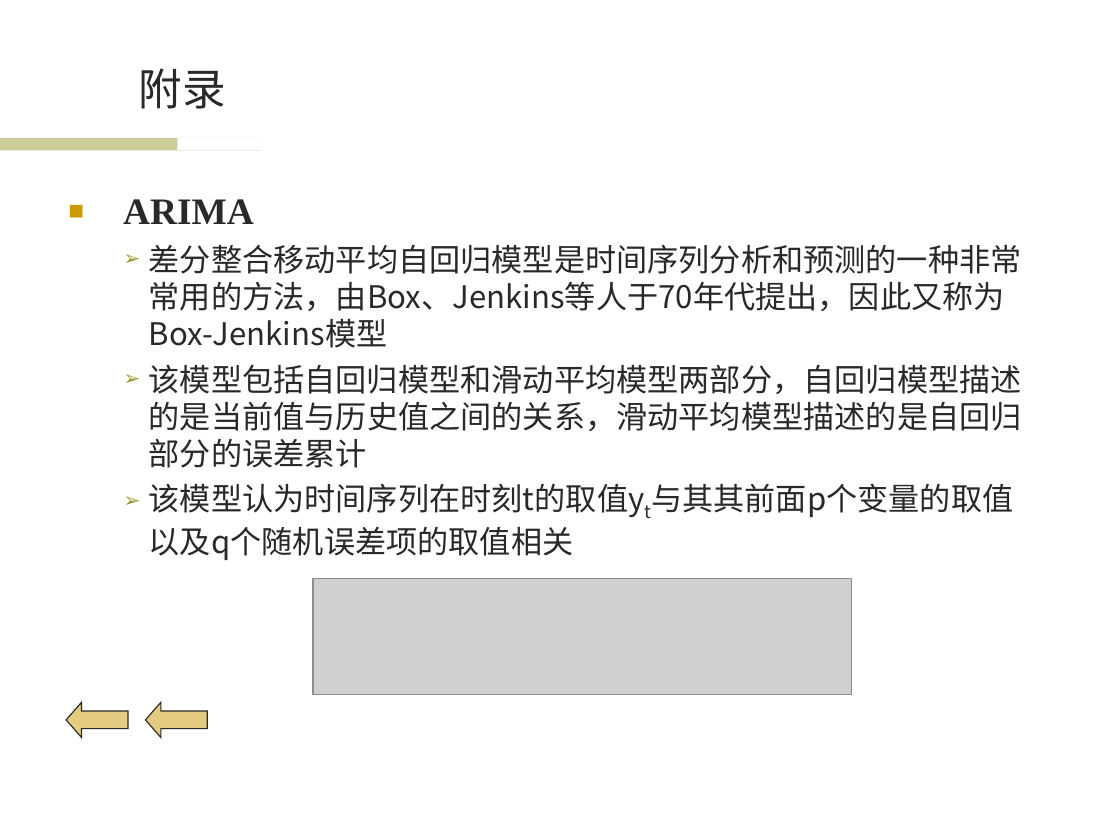
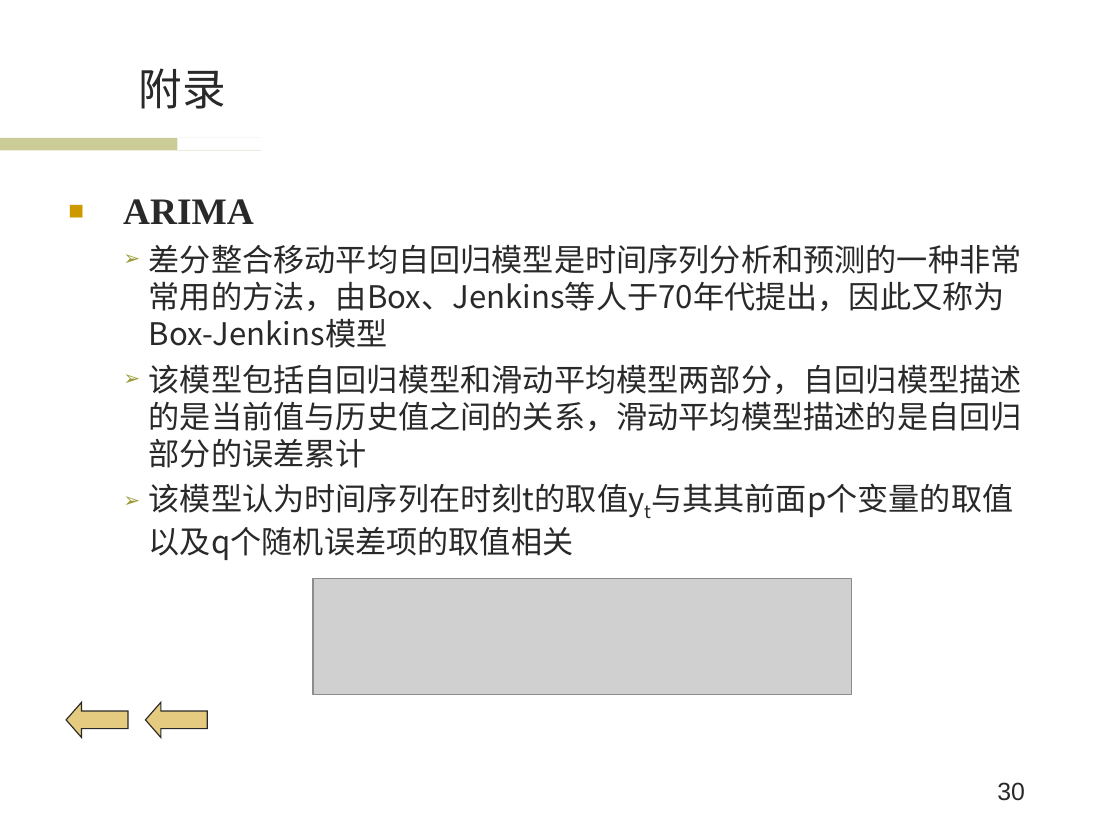
Before and after one commit to wwssttt/NJUThesis, a slide deck: slide 30 of ppt/一种基于时间序列分析的个性化音乐推荐系统及其实现.ppt. Drawn at 1120x840 pixels with LibreOffice and Linux fonts; fonts in the diff are those of the drawing; grey boxes stand for pictures; background and template pictures are left out. Boxes give left, top, right and bottom in pixels: in the first picture for what was removed or moved away, otherwise in the second. Text is boxed around its words. In the diff, an @@ line names an element or a change of style, - is before the commit and + after.

```diff
--- a/ppt/一种基于时间序列分析的个性化音乐推荐系统及其实现.ppt
+++ b/ppt/一种基于时间序列分析的个性化音乐推荐系统及其实现.ppt
@@ page number added at bbox=[997, 782, 1025, 801], 16 pt, text #292929 @@
+30
```
Also in this commit, not shown: 33 other slides changed.
